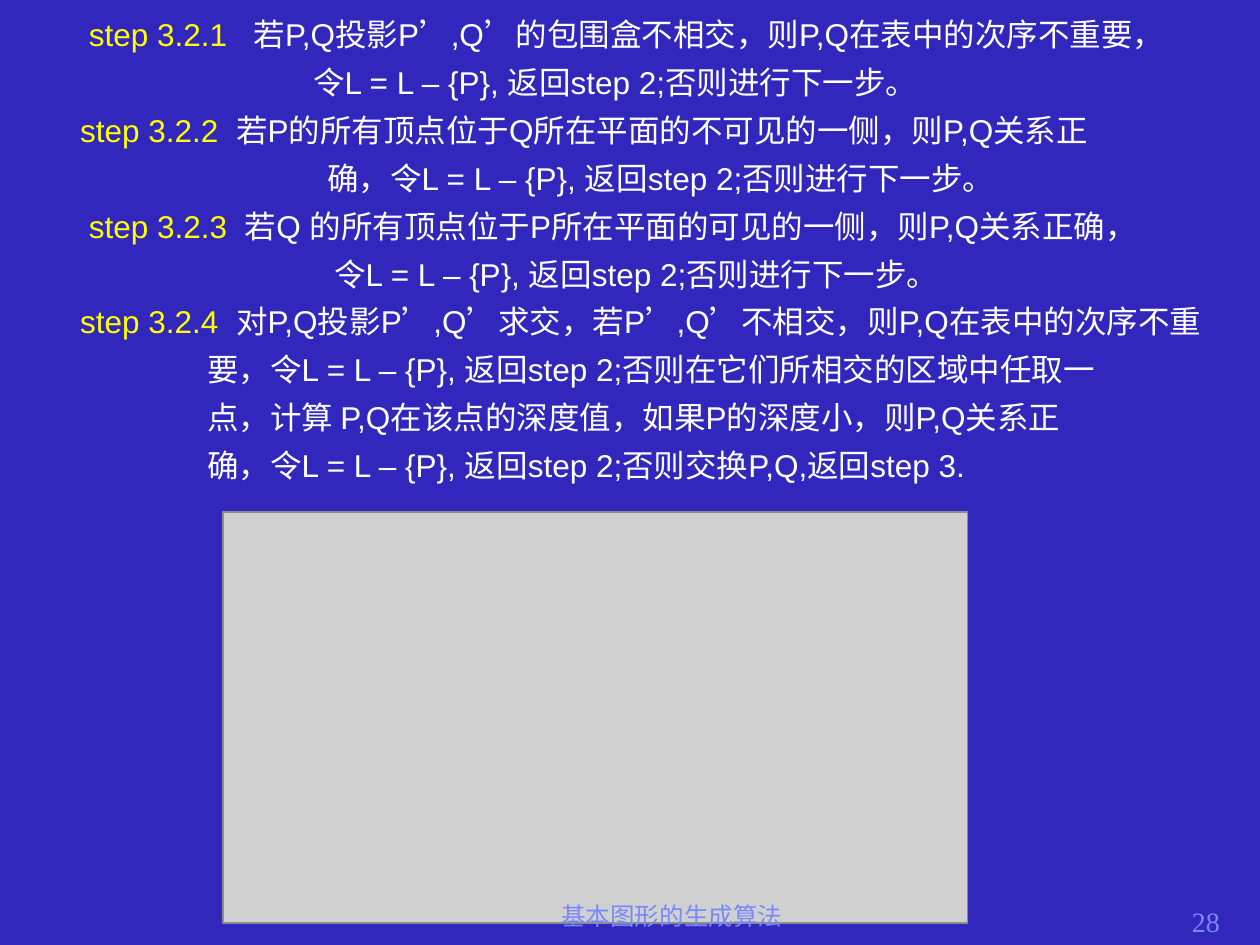
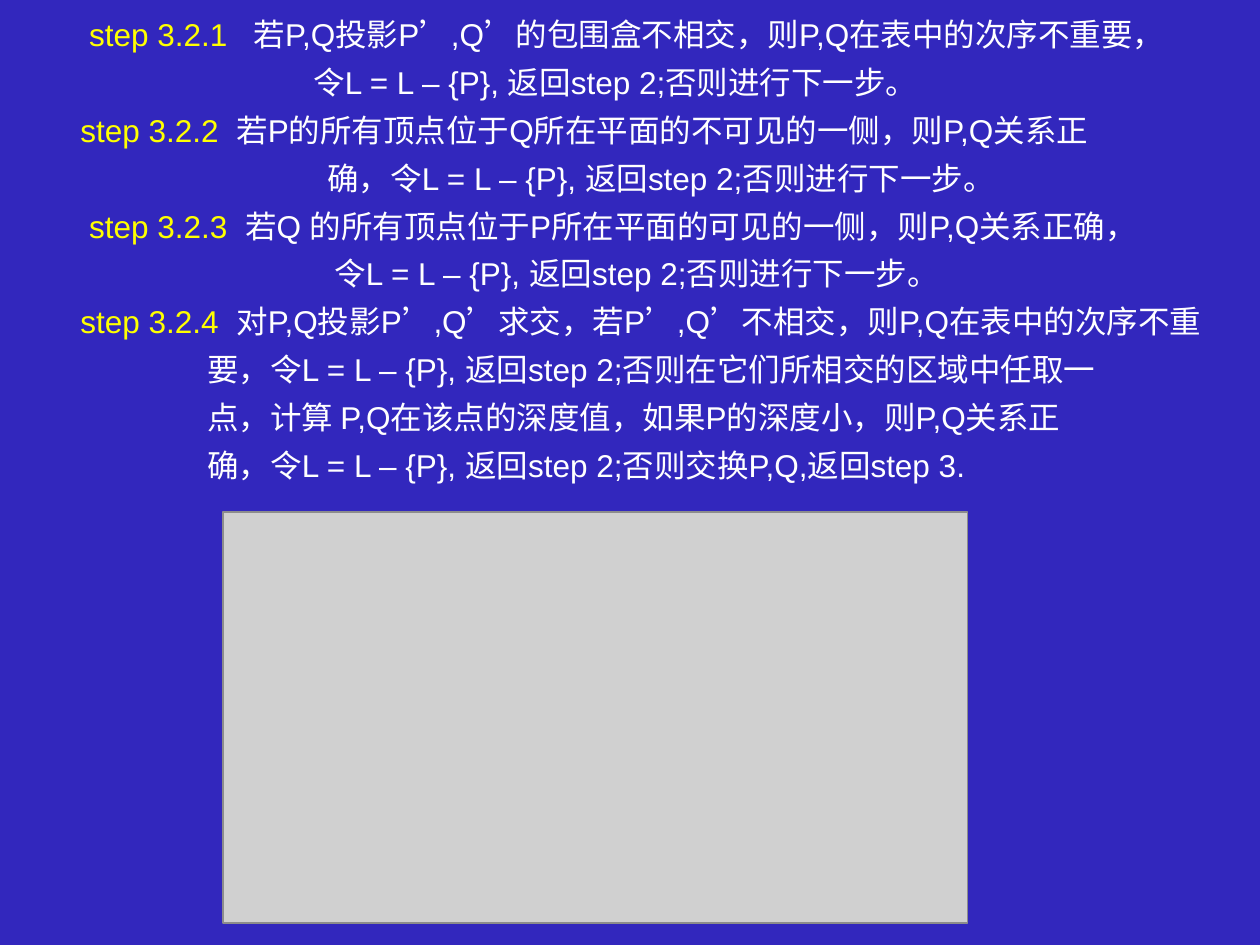
Before and after one commit to YYYYWD/Common, a slide deck: slide 28 of 大三上课件/计算机图形学/第六章.ppt. Drawn at 1260x945 pixels with LibreOffice and Linux fonts; fonts in the diff are those of the drawing; grey boxes stand for pictures. Boxes give left, top, right and bottom in pixels: in the first picture for what was removed or moved away, otherwise in the second. Text is boxed around its words. In the diff, an @@ line names an element or a change of style, - is before the commit and + after.

```diff
--- a/大三上课件/计算机图形学/第六章.ppt
+++ b/大三上课件/计算机图形学/第六章.ppt
@@ text removed at (561, 905, 782, 931) @@
-基本图形的生成算法
@@ page number removed at (1192, 913, 1220, 932) @@
-28
```
Also in this commit, not shown: 66 other slides changed, 2 slides added, 2 slides removed, 51 other files.
